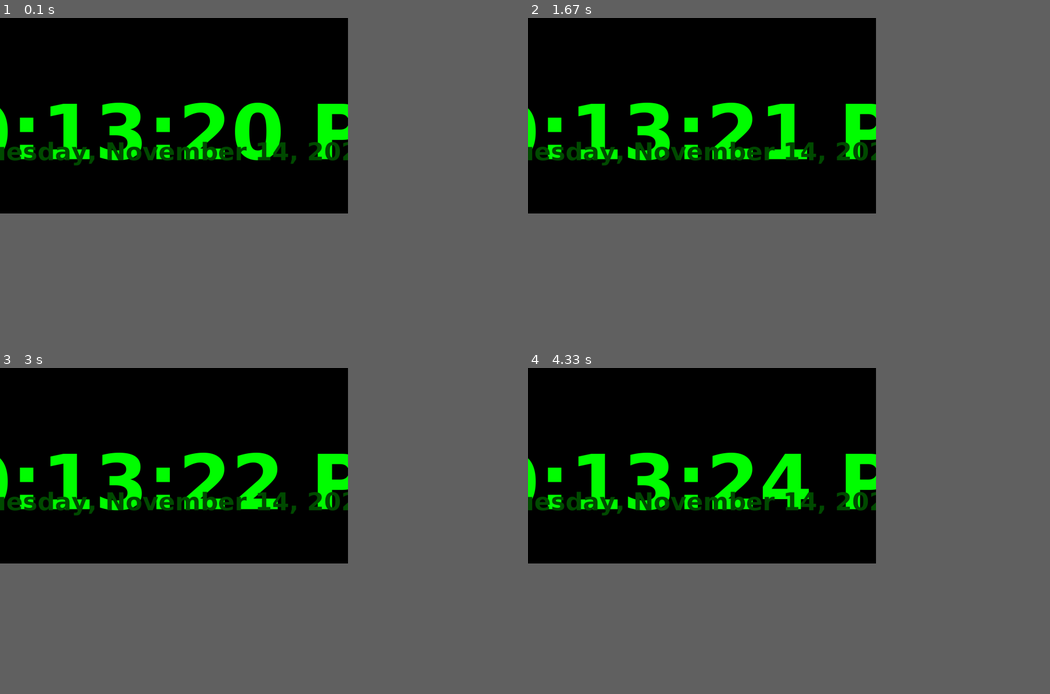
Above: before the commit, frames 1-4 (two rows, left to right).
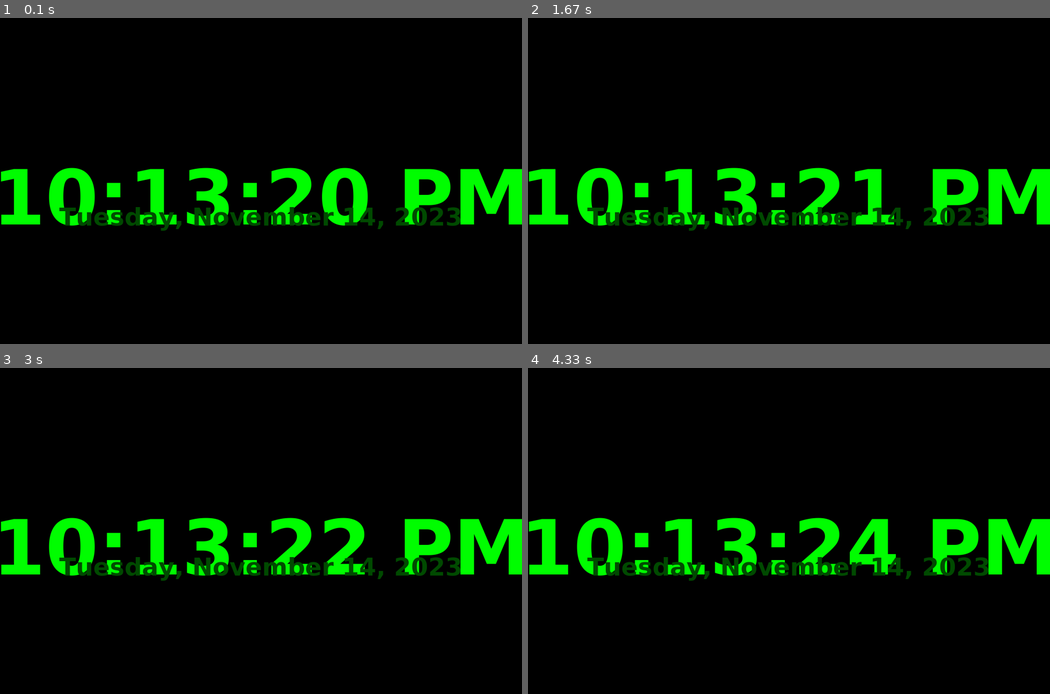
Above: after the commit, the same moments.

Repository: AhsenBaig-boilerplate/rpi-digital-clock
Game: pygame game, started from app/pygame_clock.py
The game is run twice, just before and just after one commit, with the same random seed, the same clock (stepped at 60 frames per second) and the same inputs.
Inputs:
- Up to frame 1 (0.1 s): no input
- Up to frame 2 (1.67 s): no input
- Up to frame 3 (3 s): no input
- Up to frame 4 (4.33 s): no input
In our replay, the window is 600x337 before the commit and 900x562 after it. These sizes can differ from the game's own. Grey fills any space a smaller window leaves; there, only what the larger window draws over its background counts as a difference.

The runs differ from the first frame. In frame 1, 14% of the frame differs, in the area x 0-100%, y 25-66%; in frame 2, 14%; in frame 3, 14%; in frame 4, 14%.

Commit message:
v1.4.83: Fix pygame SDL init and PIL artifacts
- Fix pygame framebuffer initialization for Pi Zero (force fbcon mode)
- Fix date artifacts on time change (wider padding + proper clearing)
- Fix duplicate status bars (disable rotation, keep fixed bottom-right)
- Pixel shift still provides burn-in protection
- Both renderers now deployable for comparison

Diff:
--- a/app/framebuffer_clock.py
+++ b/app/framebuffer_clock.py
@@ -139,11 +139,12 @@
         self.show_status_bar = True
         self.status_color = tuple(int(c * 0.25) for c in self.color)  # Much dimmer for informational display
 
-        # Status bar position rotation for burn-in protection
-        self.status_bar_positions = ['bottom-left', 'bottom-right', 'top-left', 'top-right']
-        self.current_status_position = 0
-        self.last_status_position_change = time.time()
-        self.status_position_interval = 120  # Change position every 2 minutes
+        # Status bar position - FIXED to avoid artifacts during rotation
+        # self.status_bar_positions = ['bottom-left', 'bottom-right', 'top-left', 'top-right']
+        # self.current_status_position = 0
+        # self.last_status_position_change = time.time()
+        # self.status_position_interval = 120  # Change position every 2 minutes
+        self.status_bar_position = 'bottom-right'  # Fixed position
         self.status_item_regions = []  # [(name, (x,y,w,h))]
 
         # Network and sync tracking
@@ -413,7 +414,7 @@
         if not status_items:
             return
 
-        position_name = self.status_bar_positions[self.current_status_position]
+        position_name = self.status_bar_position  # Use fixed position
 
         # Calculate dimensions
         status_w = 0
@@ -1001,12 +1002,9 @@
                         status_items.append(("version", " ".join(parts)))
                 status_items.append(("settings", "Settings"))
 
-                # Rotate status position
+                # Use fixed status bar position
                 margin = int(30 * self.display_scale)
-                if time.time() - self.last_status_position_change > self.status_position_interval:
-                    self.current_status_position = (self.current_status_position + 1) % len(self.status_bar_positions)
-                    self.last_status_position_change = time.time()
-                position_name = self.status_bar_positions[self.current_status_position]
+                position_name = self.status_bar_position
 
                 # Measure and draw status into small image
                 if not self._temp_draw:
@@ -1118,17 +1116,20 @@
 
         self.blit_rgb_image(time_img, time_x, time_y, clear_last_rect_attr='_last_time_rect', skip_write=True)
 
-        # Render date with generous padding
+        # Render date with generous padding - always clear previous to avoid artifacts
         date_bbox = self._temp_draw.textbbox((0,0), date_str, font=self.date_font)
         date_w = date_bbox[2] - date_bbox[0]
         date_h = date_bbox[3] - date_bbox[1]
-        d_pad_left = max(20, int(self.date_font_size * 0.25))
-        d_pad_right = max(20, int(self.date_font_size * 0.25))
-        d_pad_top = max(10, int(self.date_font_size * 0.12))
-        d_pad_bottom = max(10, int(self.date_font_size * 0.12))
-        date_x = max(margin, min(self.fb_width - margin - (date_w+d_pad_left+d_pad_right), center_x - (date_w+d_pad_left+d_pad_right) // 2))
-        date_y = max(margin, min(self.fb_height - margin - (date_h+d_pad_top+d_pad_bottom), center_y + date_offset_y))
-        date_img = Image.new('RGB', (date_w+d_pad_left+d_pad_right, date_h+d_pad_top+d_pad_bottom), (0,0,0))
+        # Extra wide padding to handle date changes and pixel shift
+        d_pad_left = max(40, int(self.date_font_size * 0.4))
+        d_pad_right = max(40, int(self.date_font_size * 0.4))
+        d_pad_top = max(20, int(self.date_font_size * 0.2))
+        d_pad_bottom = max(20, int(self.date_font_size * 0.2))
+        date_canvas_w = date_w + d_pad_left + d_pad_right
+        date_canvas_h = date_h + d_pad_top + d_pad_bottom
+        date_x = max(margin, min(self.fb_width - margin - date_canvas_w, center_x - date_canvas_w // 2))
+        date_y = max(margin, min(self.fb_height - margin - date_canvas_h, center_y + date_offset_y))
+        date_img = Image.new('RGB', (date_canvas_w, date_canvas_h), (0,0,0))
         # Draw with padding to include full glyph bounds
         ImageDraw.Draw(date_img).text((d_pad_left - date_bbox[0], d_pad_top - date_bbox[1]), date_str, font=self.date_font, fill=display_color)
         self.blit_rgb_image(date_img, date_x, date_y, clear_last_rect_attr='_last_date_rect', skip_write=True)
@@ -1186,11 +1187,8 @@
 
             status_text = " | ".join([label for _, label in status_items])
 
-            # Rotate status bar position for burn-in protection
-            if time.time() - self.last_status_position_change > self.status_position_interval:
-                self.current_status_position = (self.current_status_position + 1) % len(self.status_bar_positions)
-                self.last_status_position_change = time.time()
-                logging.debug(f"Status bar position changed to: {self.status_bar_positions[self.current_status_position]}")
+            # Status bar position is now fixed to avoid artifacts
+            # Rotation disabled - pixel shift still provides burn-in protection
             # Render status bar using consolidated method
             self._render_status_bar(status_items, status_color, margin)
 
--- a/app/pygame_clock.py
+++ b/app/pygame_clock.py
@@ -86,21 +86,24 @@
         self.night_end = display_config.get('night_end_hour', 6)
         self.current_brightness = 1.0
 
-        # Setup display - try fullscreen first, fallback to windowed for development
+        # Setup display for Pi Zero framebuffer
+        # Force SDL2 to use framebuffer device
+        os.environ['SDL_VIDEODRIVER'] = 'fbcon'
+        os.environ['SDL_FBDEV'] = '/dev/fb0'
+        os.environ['SDL_NOMOUSE'] = '1'
+
         try:
-            # Pi: fullscreen framebuffer
-            if os.environ.get('DISPLAY'):
-                # X11 available
-                info = pygame.display.Info()
-                self.screen = pygame.display.set_mode((info.current_w, info.current_h), pygame.FULLSCREEN | pygame.HWSURFACE | pygame.DOUBLEBUF)
-            else:
-                # Framebuffer mode
-                os.environ['SDL_VIDEODRIVER'] = 'fbcon'
-                os.environ['SDL_FBDEV'] = '/dev/fb0'
-                self.screen = pygame.display.set_mode((0, 0), pygame.FULLSCREEN | pygame.HWSURFACE | pygame.DOUBLEBUF)
+            # Initialize with specific framebuffer size
+            self.screen = pygame.display.set_mode((1920, 1200), pygame.HWSURFACE | pygame.DOUBLEBUF)
+            logging.info(f"Pygame framebuffer mode initialized")
         except Exception as e:
-            logging.warning(f"Fullscreen failed ({e}), using 1920x1200 window for development")
-            self.screen = pygame.display.set_mode((1920, 1200), pygame.HWSURFACE | pygame.DOUBLEBUF)
+            logging.error(f"Pygame init failed: {e}")
+            # Fallback: try without flags
+            try:
+                self.screen = pygame.display.set_mode((1920, 1200))
+            except Exception as e2:
+                logging.error(f"Pygame fallback failed: {e2}")
+                raise
 
         self.width, self.height = self.screen.get_size()
         logging.info(f"Display initialized: {self.width}x{self.height}")
